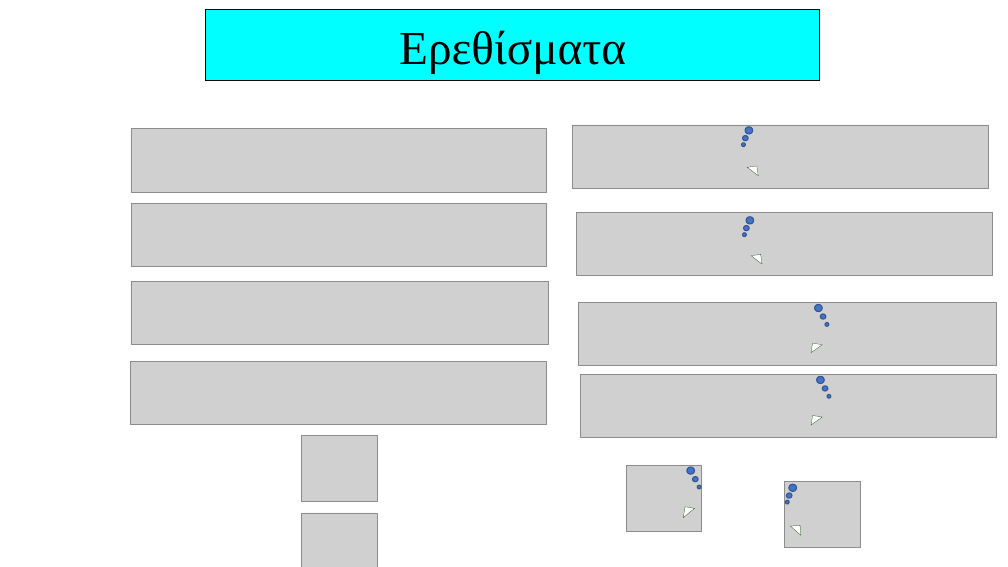
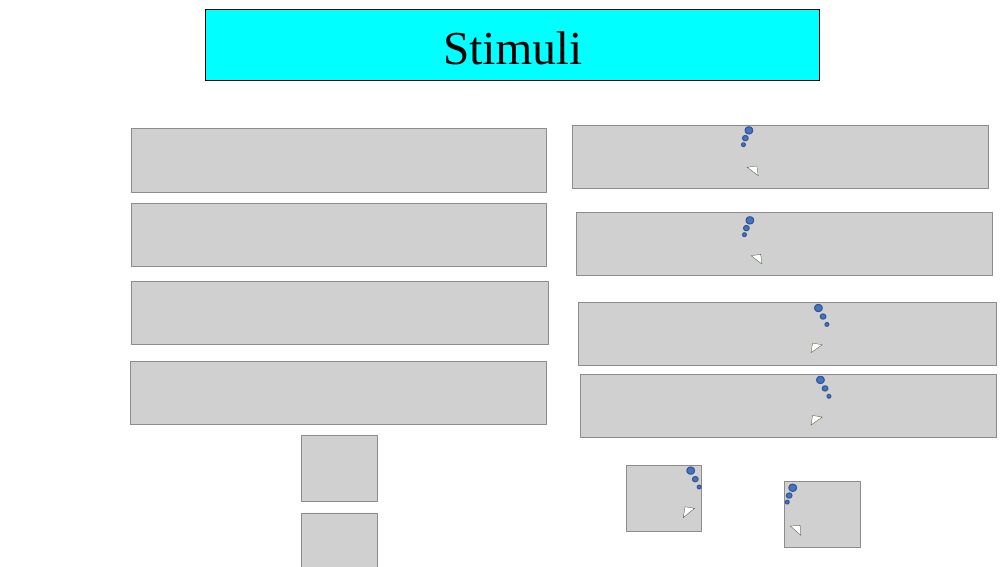
Before and after one commit to n3urovirtual/child_ANT, a slide deck: slide 8 of Child ANT/Instruction templates.pptx. Drawn at 1008x567 pixels with LibreOffice and Linux fonts; fonts in the diff are those of the drawing; grey boxes stand for pictures. Boxes give left, top, right and bottom in pixels: in the first picture for what was removed or moved away, otherwise in the second. Text is boxed around its words. In the diff, an @@ line names an element or a change of style, - is before the commit and + after.

```diff
--- a/Child ANT/Instruction templates.pptx
+++ b/Child ANT/Instruction templates.pptx
@@ text in rectangle at [443,31,582,65]: text changed @@
-Ερεθίσματα
+Stimuli
```
Also in this commit, not shown: 7 slides added, 7 slides removed, 14 other files.
